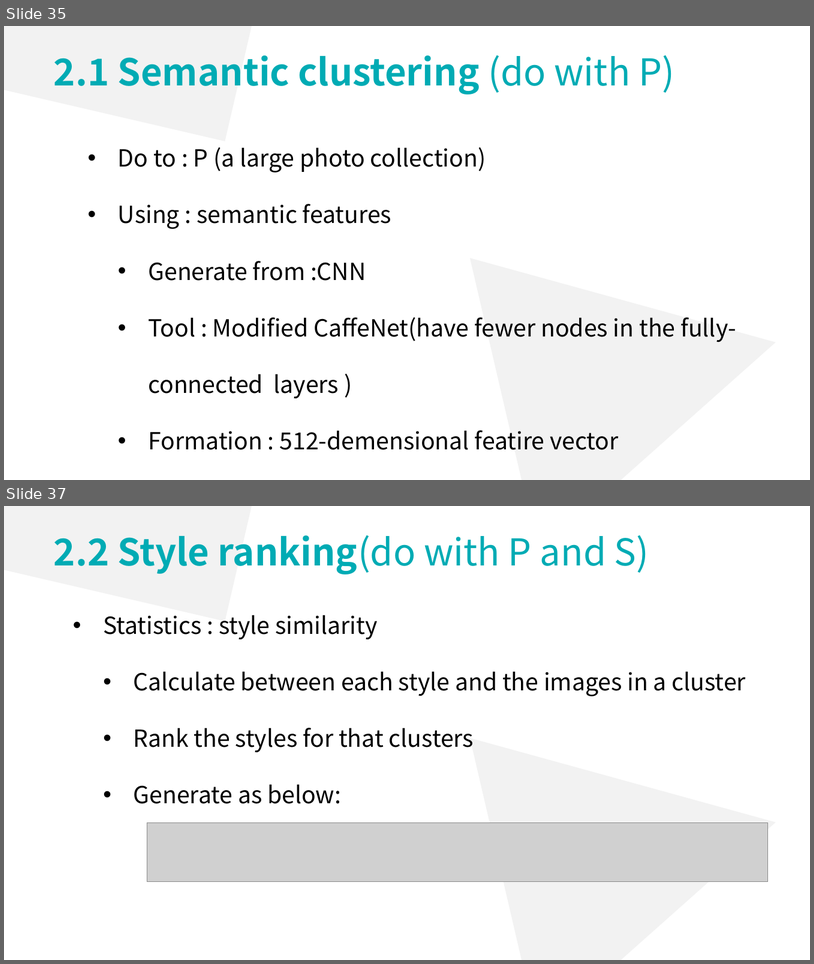
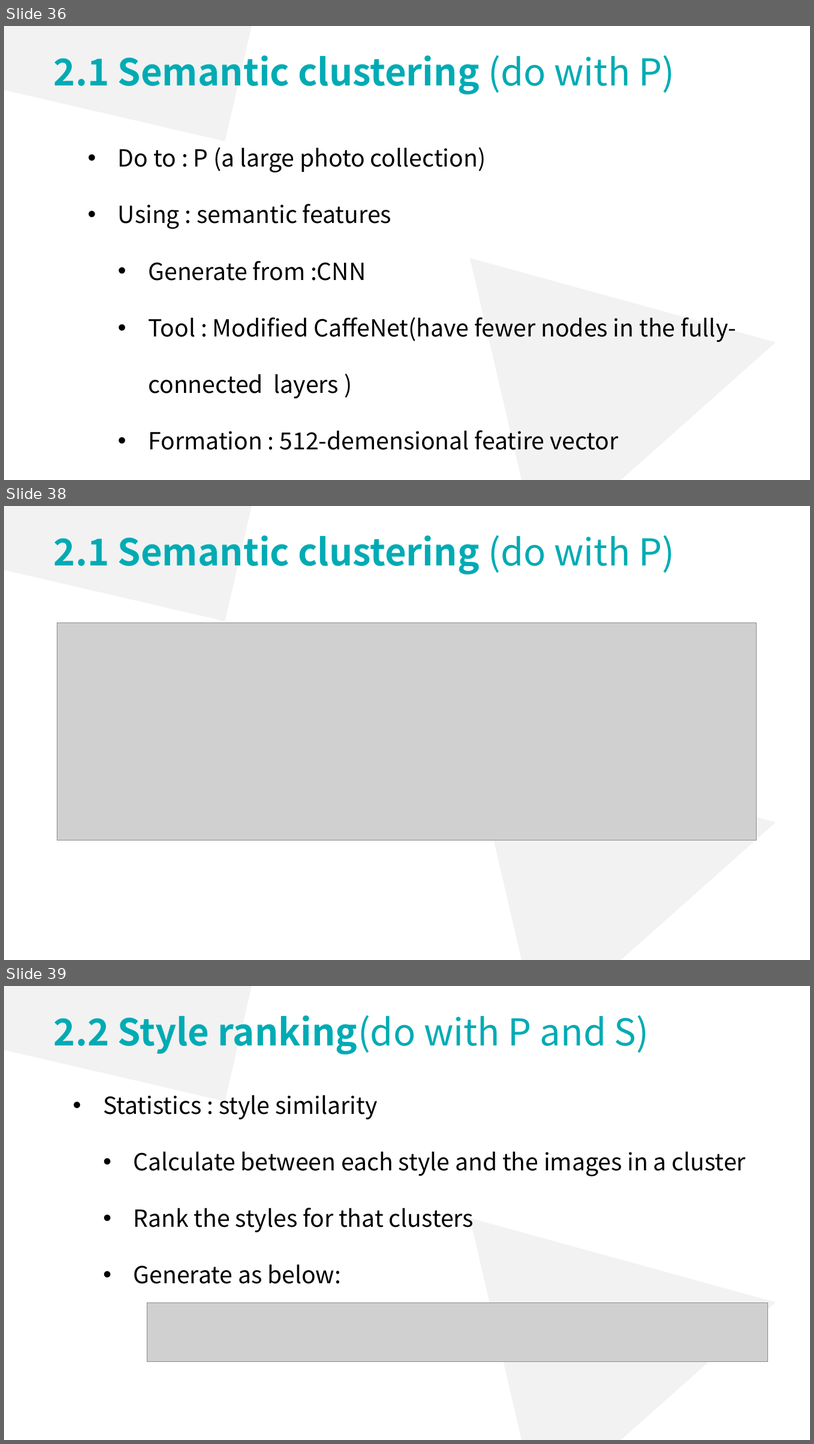
Before and after one commit to lsyoath/sheepy, a slide deck: ComputerVision.pptx. Shown one above the other, each under a label of ours: slides 35 and 37 before the commit, slides 36, 38 and 39 after it; the slides between them are not shown. The pictures are 814x964 and 814x1444 pixels, drawn with LibreOffice and Linux fonts; fonts in the diff are those of the drawing; grey boxes stand for pictures. Boxes give left, top, right and bottom in pixels: in the first picture for what was removed or moved away, otherwise in the second. Text is boxed around its words. In the diff, an @@ line names an element or a change of style, - is before the commit and + after.

```diff
--- a/ComputerVision.pptx
+++ b/ComputerVision.pptx
@@ slide 38 added at box(4, 506, 810, 960), background #FFFFFF @@
@@ rectangle added at box(4, 506, 277, 621), fill #F2F2F2 @@
@@ text added at box(54, 535, 675, 574), 44 pt, text #00ABB4, bold @@
+2.1 Semantic clustering (do with P)
@@ picture added at box(57, 623, 757, 841) @@
@@ triangle added at box(471, 675, 810, 960), fill #F2F2F2 @@
@@ what was slide 35 is now slide 36 @@
@@ what was slide 37 is now slide 39 @@
```
Also in this commit, not shown: 1 slide changed, 6 other slides added.
